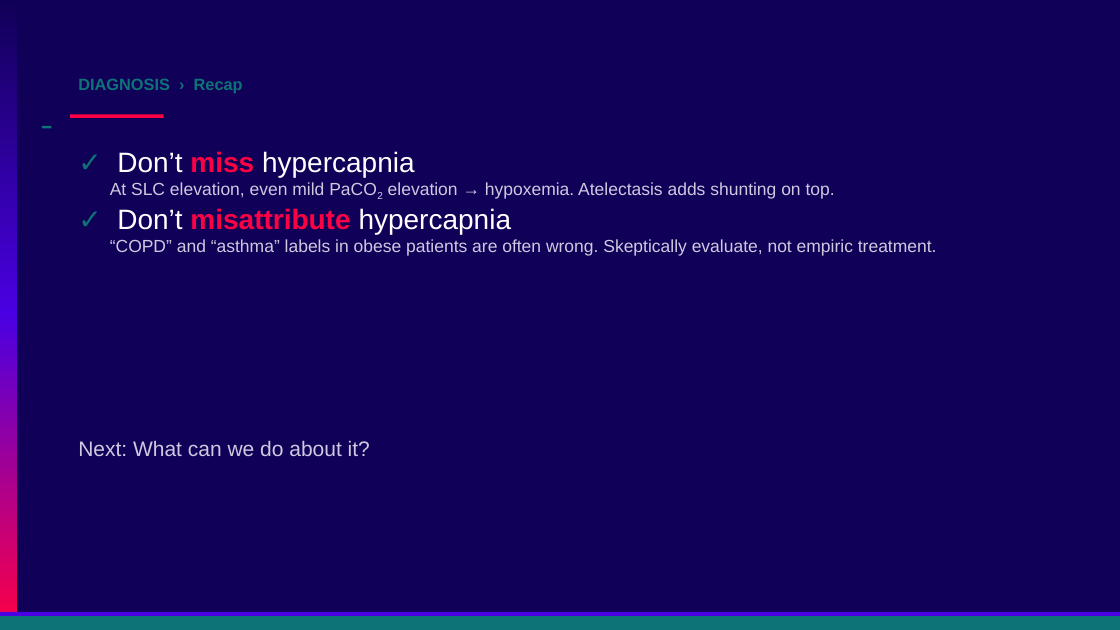
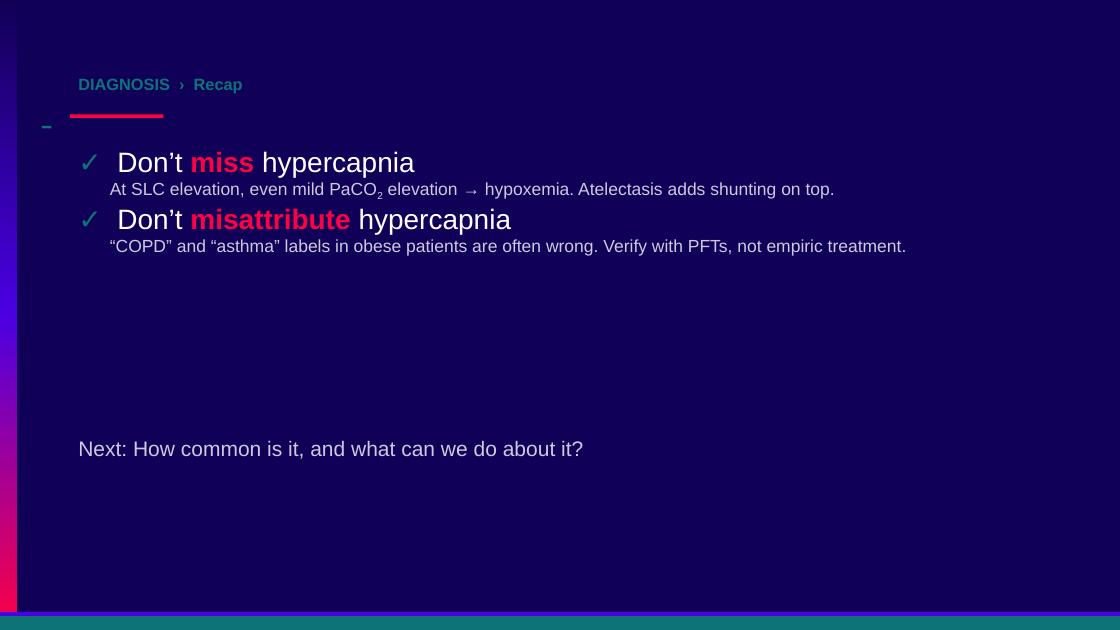
Before and after one commit to reblocke/clinical_talks, a slide deck: slide 15 of archive/Presentations/Locke Utah ACP OHS 2026.pptx (slide 20 before the commit). Drawn at 1120x630 pixels with LibreOffice and Linux fonts; fonts in the diff are those of the drawing. Boxes give left, top, right and bottom in pixels: in the first picture for what was removed or moved away, otherwise in the second. Text is boxed around its words. In the diff, an @@ line names an element or a change of style, - is before the commit and + after.

```diff
--- a/archive/Presentations/Locke Utah ACP OHS 2026.pptx
+++ b/archive/Presentations/Locke Utah ACP OHS 2026.pptx
@@ text at <box>110,239,907,256</box>: text changed @@
-“COPD” and “asthma” labels in obese patients are often wrong. Skeptically evaluate, not empiric treatment.
+“COPD” and “asthma” labels in obese patients are often wrong. Verify with PFTs, not empiric treatment.
@@ text at <box>78,440,583,459</box>: text changed @@
-Next: What can we do about it?
+Next: How common is it, and what can we do about it?
```
Also in this commit, not shown: 25 other slides changed, 7 slides added, 8 slides removed, 1 other file.
